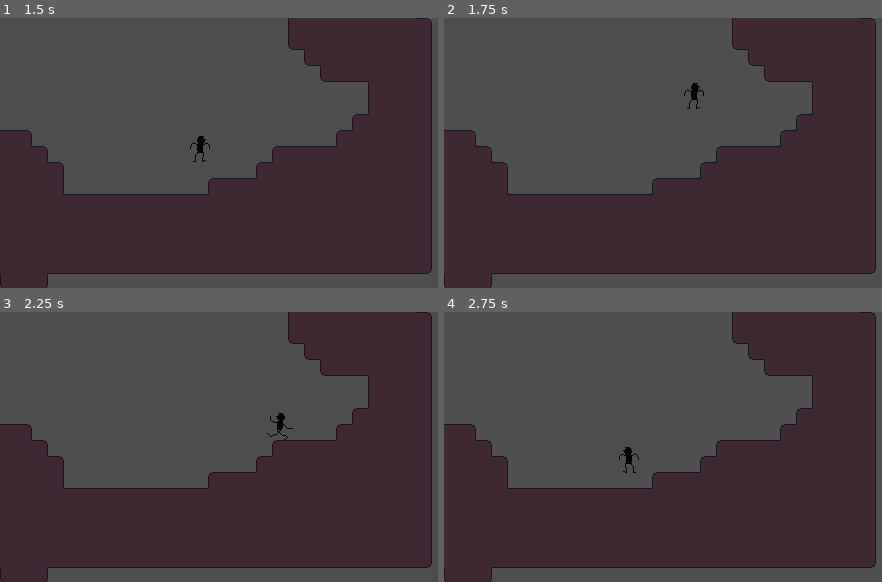
Above: before the commit, frames 1-4 (two rows, left to right).
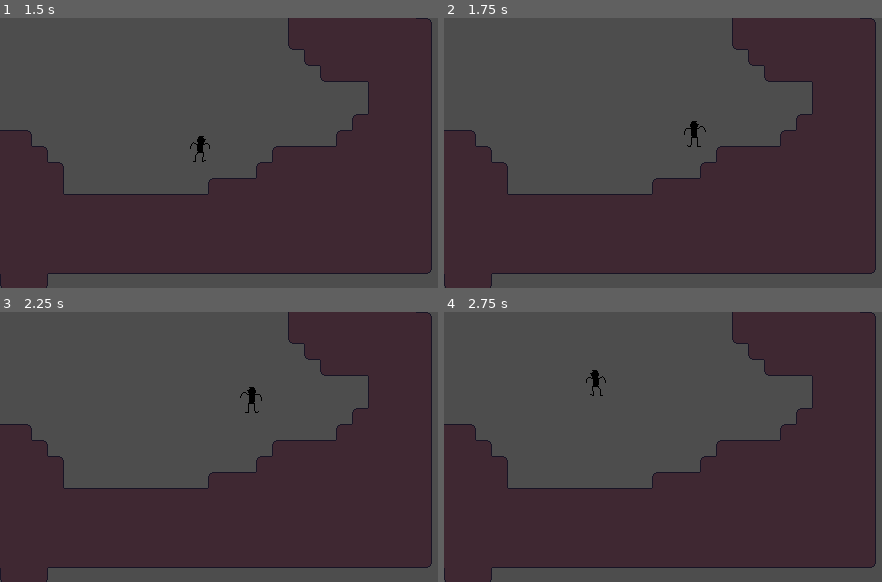
Above: after the commit, the same moments.

Repository: PotatoGameDev/knigth
Game: Godot game, scene res://logic/main.tscn
Same seed, same stepped clock (60 frames per second), same inputs: the game is played once before the commit and once after it.
Inputs:
- Up to frame 1 (1.5 s): hold W (jump) 0.53-1.28 s; hold D (right) from 0.53 s (still down); tap W (jump) at 1.35 s
- Up to frame 2 (1.75 s): keep holding D (right); tap W (jump) at 1.52 s
- Up to frame 3 (2.25 s): tap W (jump) at 1.82 s; release D (right) at 2.03 s; hold A (left) from 2.03 s (still down); hold W (jump) from 2.03 s (still down)
- Up to frame 4 (2.75 s): keep holding A (left); keep holding W (jump)

Frame 1 is identical in both runs. In frame 2, 0.3% of the frame differs, in the area x 54-60%, y 24-48%; in frame 3, 0.3%, in the area x 54-67%, y 27-48%; in frame 4, 0.3%.

Commit message:
Jumping queues and fixes

Diff:
--- a/logic/knight.gd
+++ b/logic/knight.gd
@@ -7,9 +7,11 @@
 @export var max_fall_speed := 900.0
 @export var jump_hold_time = 0.2
 @export var max_coyote_time = 0.2
+@export var max_queued_jump_time = 0.2
 
 var jump_timer := 0.0
 var coyote_timer := 0.0
+var queued_jump_timer := 0.0
 
 var states = {}
 var current_state = null
@@ -29,8 +31,6 @@
 func change_state(new_state) -> void:
 	if current_state:
 		current_state.exit(self)
-
-	print("entering " + new_state.name)
 	current_state = new_state
 	current_state.enter(self)
 
@@ -39,10 +39,10 @@
 		return
 	current_state.handle_input(self)
 
-	if is_on_floor():
-		coyote_timer = max_coyote_time
-	else:
-		coyote_timer -= delta
+	# Handle queued jumps
+	queued_jump_timer -= delta
+	if Input.is_action_pressed("jump"):
+		queued_jump_timer = max_queued_jump_time
 
 func _physics_process(delta):
 	current_state.update(self, delta)
--- a/logic/player_falling_state.gd
+++ b/logic/player_falling_state.gd
@@ -15,17 +15,16 @@
 		ownr.velocity.y += ownr.gravity * delta
 		ownr.velocity.x = movement * ownr.speed
 
+	ownr.coyote_timer -= delta
+
 func handle_input(ownr: Knight) -> void:
-	if Input.is_action_pressed("left"):
-		ownr.direction = -1
-	elif Input.is_action_pressed("right"):
-		ownr.direction = 1
+	movement = Input.get_action_strength("right") - Input.get_action_strength("left")
+	if movement != 0:
+		ownr.direction = movement
+		ownr.animation.flip_h = ownr.direction == -1
 
 	if Input.is_action_just_pressed("jump") and ownr.coyote_timer > 0.0:
 		ownr.change_state(ownr.jumping_state)
 
-	movement = Input.get_action_strength("right") - Input.get_action_strength("left")
-	ownr.animation.flip_h = ownr.direction == -1
-
 func exit(ownr) -> void:
 	ownr.velocity.y = 0
--- a/logic/player_idle_state.gd
+++ b/logic/player_idle_state.gd
@@ -3,11 +3,14 @@
 class_name IdleState
 
 func enter(ownr) -> void:
+	if ownr.queued_jump_timer > 0.0:
+		ownr.change_state(ownr.jumping_state)
+		return
 	ownr.animation.play("idle")
 	ownr.velocity = Vector2.ZERO
 
-func update(_ownr, _delta: float) -> void:
-	pass
+func update(ownr, _delta: float) -> void:
+	ownr.coyote_timer = ownr.max_coyote_time
 
 func handle_input(ownr: Knight) -> void:
 	if !ownr.is_on_floor():
--- a/logic/player_jumping_state.gd
+++ b/logic/player_jumping_state.gd
@@ -8,6 +8,7 @@
 	ownr.animation.play("jump")
 	ownr.velocity.y = -ownr.jump_force
 	ownr.jump_timer = 0.0
+	ownr.coyote_timer = 0.0
 
 func update(ownr: Knight, delta: float) -> void:
 	if ownr.jump_timer < ownr.jump_hold_time:
--- a/logic/player_running_state.gd
+++ b/logic/player_running_state.gd
@@ -3,10 +3,14 @@
 class_name RunningState
 
 func enter(ownr: Knight) -> void:
+	if ownr.queued_jump_timer > 0.0:
+		ownr.change_state(ownr.jumping_state)
+		return
 	ownr.animation.play("run")
 
 func update(ownr: Knight, _delta: float) -> void:
 	ownr.velocity.x = ownr.speed * ownr.direction
+	ownr.coyote_timer = ownr.max_coyote_time
 
 func handle_input(ownr: Knight) -> void:
 	if !ownr.is_on_floor():
